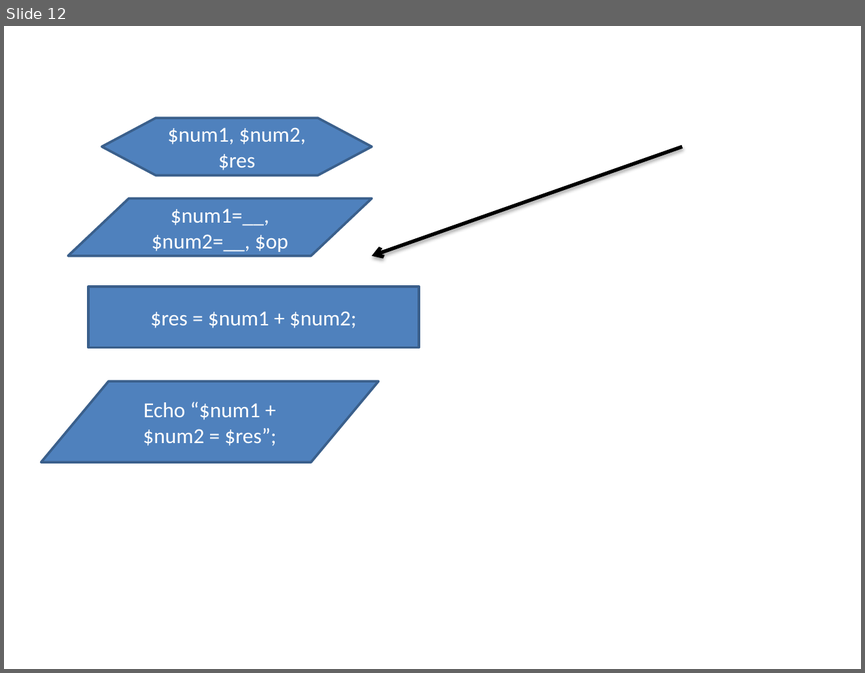
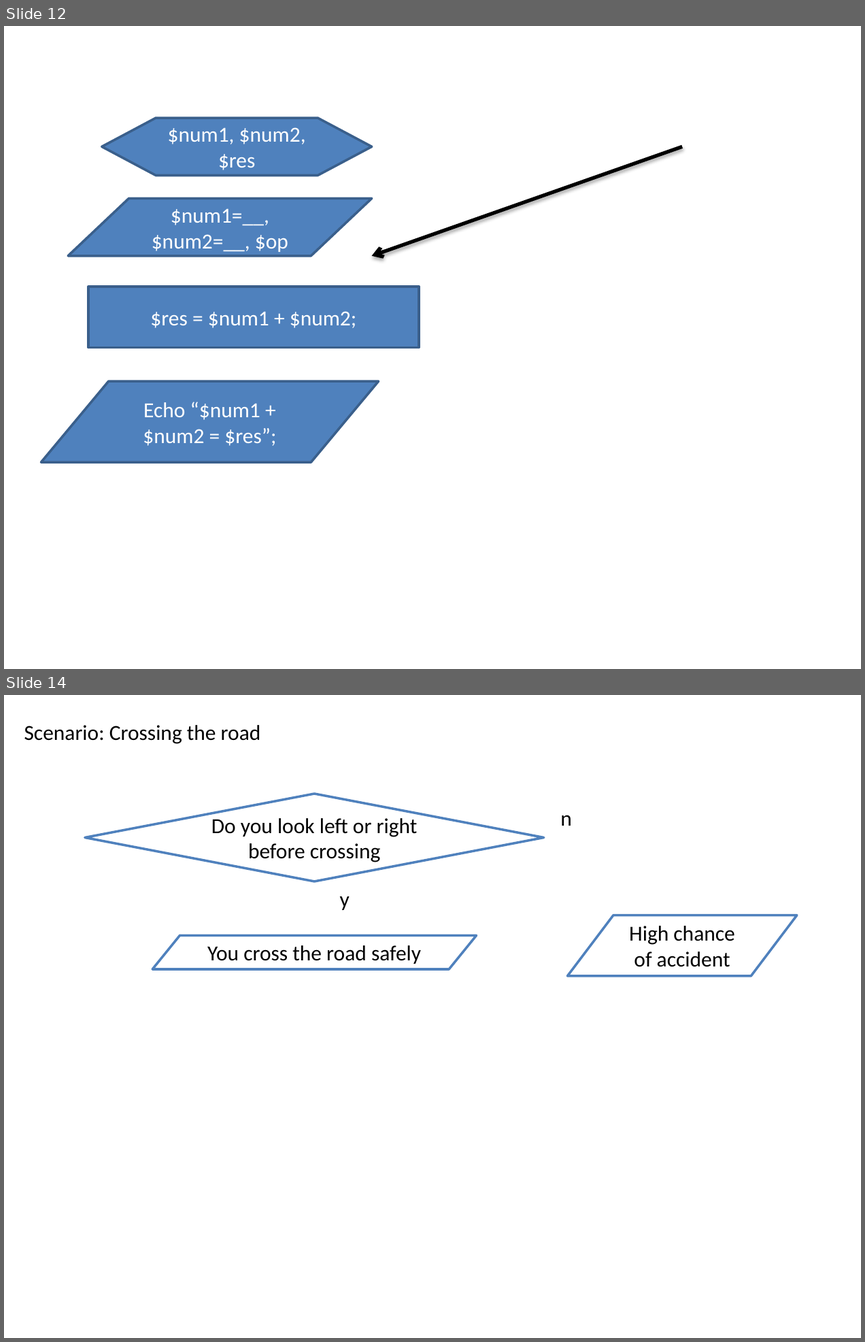
Before and after one commit to Charlie-Lang/ctcp-online-2020-wd3-batch2, a slide deck: visual aids.pptx. Shown one above the other, each under a label of ours: slide 12 before the commit, slides 12 and 14 after it; the slides between them are not shown. The pictures are 865x673 and 865x1342 pixels, drawn with LibreOffice and Linux fonts; fonts in the diff are those of the drawing. Boxes give left, top, right and bottom in pixels: in the first picture for what was removed or moved away, otherwise in the second. Text is boxed around its words. In the diff, an @@ line names an element or a change of style, - is before the commit and + after.

```diff
--- a/visual aids.pptx
+++ b/visual aids.pptx
@@ slide 14 added at bbox=[4, 695, 861, 1338], background #FFFFFF @@
@@ text added at bbox=[24, 725, 261, 744], 18 pt, text #000000 @@
+Scenario: Crossing the road
@@ diamond added at bbox=[84, 794, 543, 881], fill #FFFFFF, outline #4F81BD 2 pt, 18 pt, text #000000 @@
+Do you look left or right before crossing
@@ text added at bbox=[560, 815, 572, 826], 18 pt, text #000000 @@
+n
@@ text added at bbox=[340, 896, 349, 910], 18 pt, text #000000 @@
+y
@@ flow chart input output added at bbox=[567, 915, 797, 976], fill #FFFFFF, outline #4F81BD 2 pt, 18 pt, text #000000 @@
+High chance of accident
@@ parallelogram added at bbox=[152, 936, 476, 969], fill #FFFFFF, outline #4F81BD 2 pt, 18 pt, text #000000 @@
+You cross the road safely
```
Also in this commit, not shown: 1 slide changed, 2 other slides added, 1 other file.
